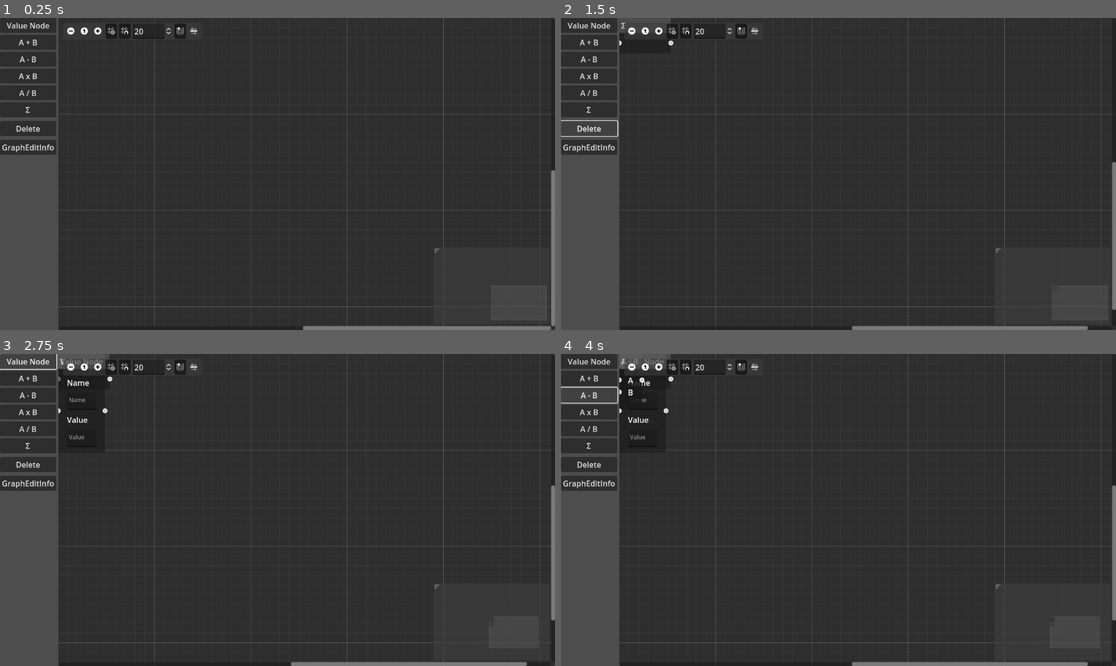
Above: before the commit, frames 1-4 (two rows, left to right).
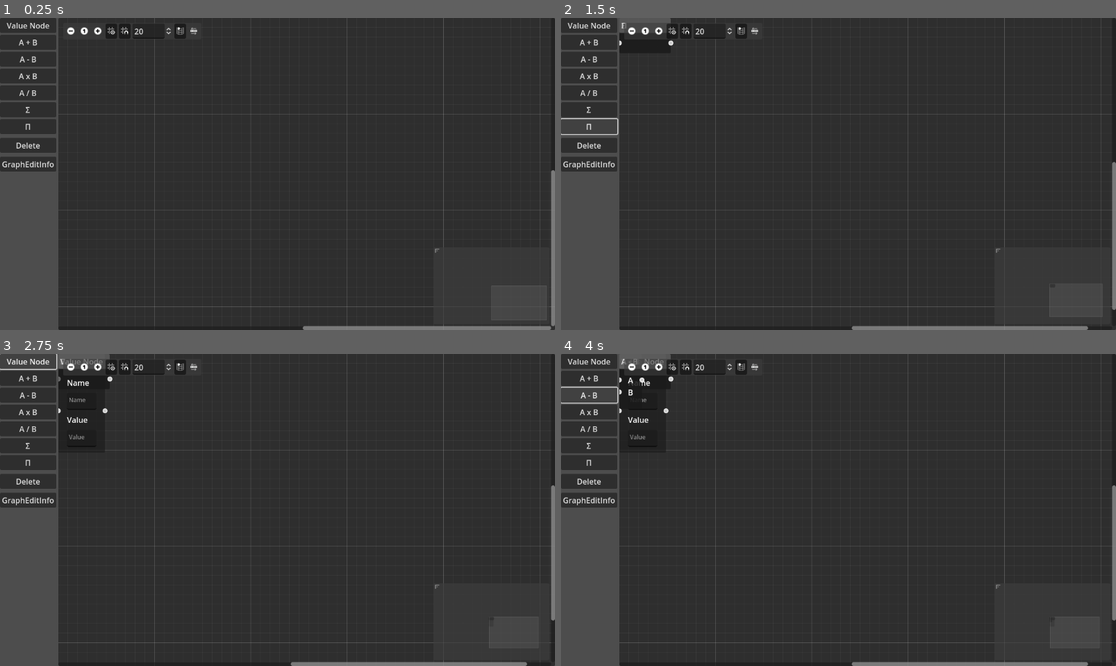
Above: after the commit, the same moments.

Repository: hrk4649/calc_node_editor
Game: Godot game, scene res://main.tscn
Same seed, same stepped clock (60 frames per second), same inputs: the game is played once before the commit and once after it.
Inputs (mouse positions are in pixels of both pictures, inside the frame that each line leads up to):
- Up to frame 1 (0.25 s): no input
- Up to frame 2 (1.5 s): click "Σ" at 0.5 s; click (588, 127) at 1.25 s, where only the run after the commit has a clickable "Π"
- Up to frame 3 (2.75 s): click "Value Node" at 2 s
- Up to frame 4 (4 s): click "A + B" at 2.75 s; click "A - B" at 3.5 s

The runs differ from the first frame. In frame 1, 0.8% of the frame differs, in the area x 0-11%, y 32-50%; in frame 2, 0.9%, in the area x 0-99%, y 1-97%; in frame 3, 0.8%; in frame 4, 0.8%.

Commit message:
add product

Diff:
--- a/godot4/main.gd
+++ b/godot4/main.gd
@@ -10,6 +10,7 @@
 const MUL = Constraints.MUL
 const DIV = Constraints.DIV
 const SUM = Constraints.SUM
+const PROD = Constraints.PROD
 
 @onready var graphEdit = $HBoxContainer/GraphEdit
 
@@ -96,18 +97,21 @@
 			process_node_2op(node, proc)
 		SUM:
 			var proc = func(accum, elem): return accum + elem
-			process_node_n_ary(node, proc)
+			process_node_n_ary(node, proc, 0)
+		PROD:
+			var proc = func(accum, elem): return accum * elem
+			process_node_n_ary(node, proc, 1)
 		_:
 			print("unsupported type:%s" % node.type)
 
-func process_node_n_ary(node, proc):
+func process_node_n_ary(node, proc, initValue):
 	# set node.value
 	if node.input.size() == 0:
 		# do nothing
 		pass
 	elif is_input_available(node):
 		var input_values = get_input_values(node)
-		var result = input_values.reduce(proc,0)
+		var result = input_values.reduce(proc, initValue)
 		node.value = result
 
 func process_node_2op(node, lambda):
@@ -248,6 +252,21 @@
 	var node = {
 		"id": opNode.name,
 		"type": SUM,
+		"value": null,
+		"input": [],
+		"output": []
+	}
+	nodes.append(node)
+
+func _on_button_prod_op_node_pressed():
+	var opNode = NArrOpNode.instantiate()
+	opNode.name = generate_id()
+	opNode.node_type = PROD
+	opNode.title = "Π"
+	graphEdit.add_child(opNode)
+	var node = {
+		"id": opNode.name,
+		"type": PROD,
 		"value": null,
 		"input": [],
 		"output": []
--- a/godot4/main.tscn
+++ b/godot4/main.tscn
@@ -46,6 +46,10 @@
 layout_mode = 2
 text = "Σ"
 
+[node name="ButtonProdOpNode" type="Button" parent="HBoxContainer/VBoxContainer"]
+layout_mode = 2
+text = "Π"
+
 [node name="MarginContainer" type="MarginContainer" parent="HBoxContainer/VBoxContainer"]
 layout_mode = 2
 
@@ -71,6 +75,7 @@
 [connection signal="pressed" from="HBoxContainer/VBoxContainer/ButtonMulOpNode" to="." method="_on_button_mul_op_node_pressed"]
 [connection signal="pressed" from="HBoxContainer/VBoxContainer/ButtonDivOpNode" to="." method="_on_button_div_op_node_pressed"]
 [connection signal="pressed" from="HBoxContainer/VBoxContainer/ButtonSumOpNode" to="." method="_on_button_sum_op_node_pressed"]
+[connection signal="pressed" from="HBoxContainer/VBoxContainer/ButtonProdOpNode" to="." method="_on_button_prod_op_node_pressed"]
 [connection signal="pressed" from="HBoxContainer/VBoxContainer/ButtonDelete" to="." method="_on_button_delete_pressed"]
 [connection signal="pressed" from="HBoxContainer/VBoxContainer/ButtonList" to="." method="_on_button_list_pressed"]
 [connection signal="connection_request" from="HBoxContainer/GraphEdit" to="." method="_on_graph_edit_connection_request"]
